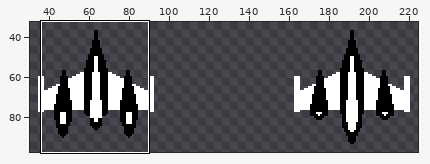
Two states of a sprite sheet, Assets/Sprites/Ghost_Scare.png. Above, an overview of the earlier version with the close-up marked.
Close-up. Before:
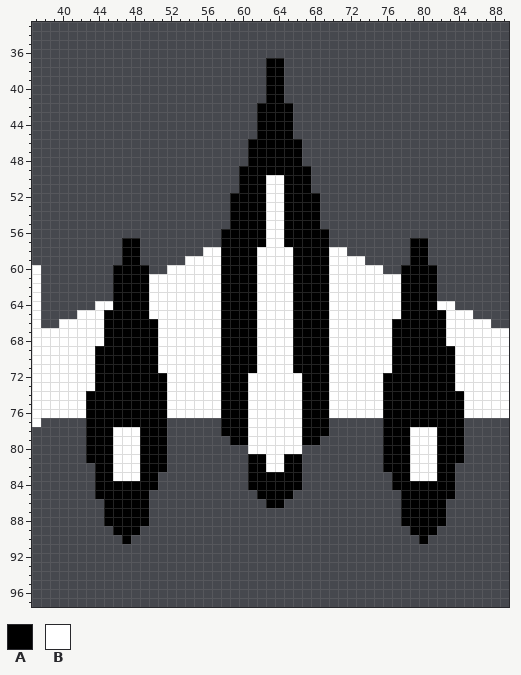
The file is 256x128 pixels. Shown: x 37..89, y 33..97. The wide view leaves out empty margins. The commit also changed other parts of the picture, which this record leaves out.
Palette (. is transparent): A #000000  B #ffffff
Now the later version:
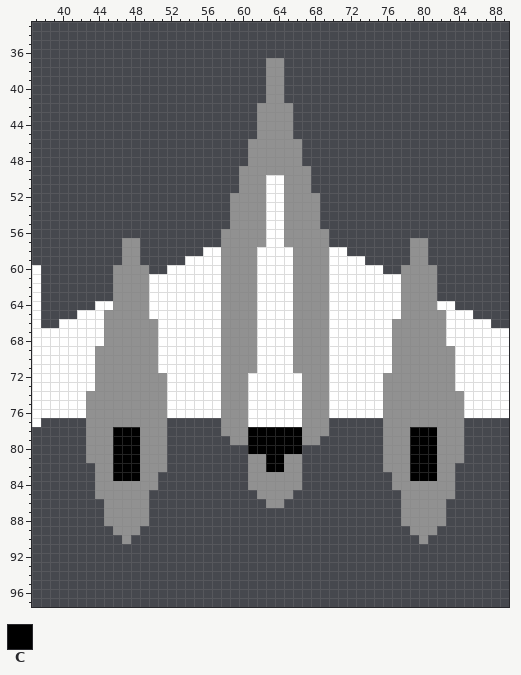
Colours new in this view: C #000000
Edits made:
colour A: #000000 -> #919191
y 78..80: x 46..48 BBB -> CCC; x 61..66 BBBBBB -> CCCCCC; x 79..81 BBB -> CCC
y 81..82: x 46..48 BBB -> CCC; x 63..64 BB -> CC; x 79..81 BBB -> CCC
y 83: x 46..48 BBB -> CCC; x 79..81 BBB -> CCC
Pixel boxes of the changes (left, top, right, bottom) in both close-ups:
changed: (221, 58, 329, 508)
changed: (86, 238, 167, 544)
changed: (383, 238, 464, 544)
